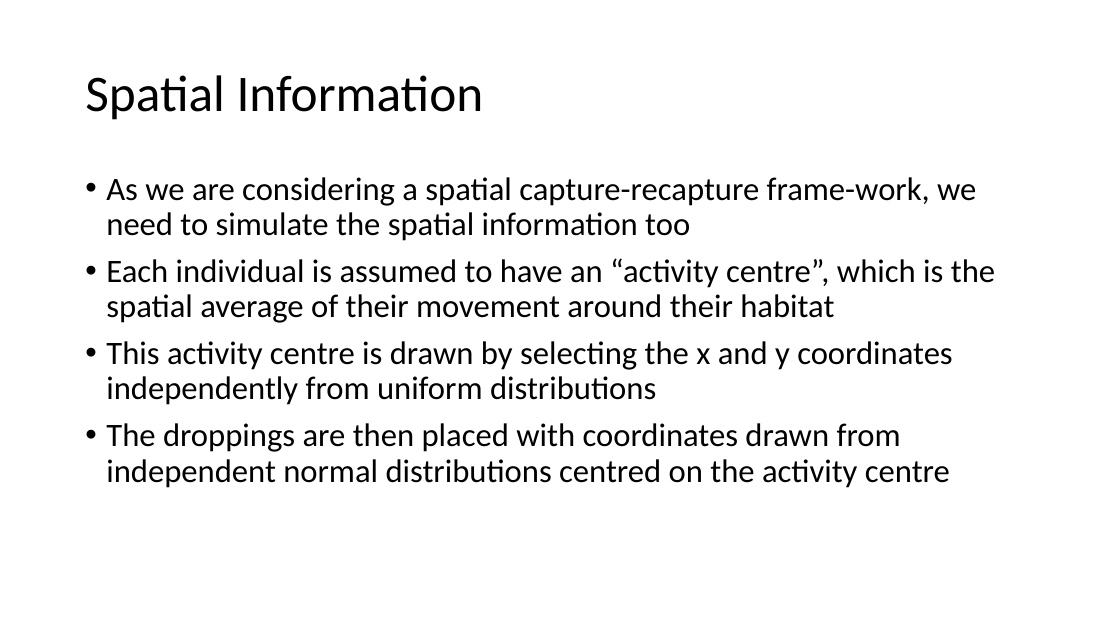
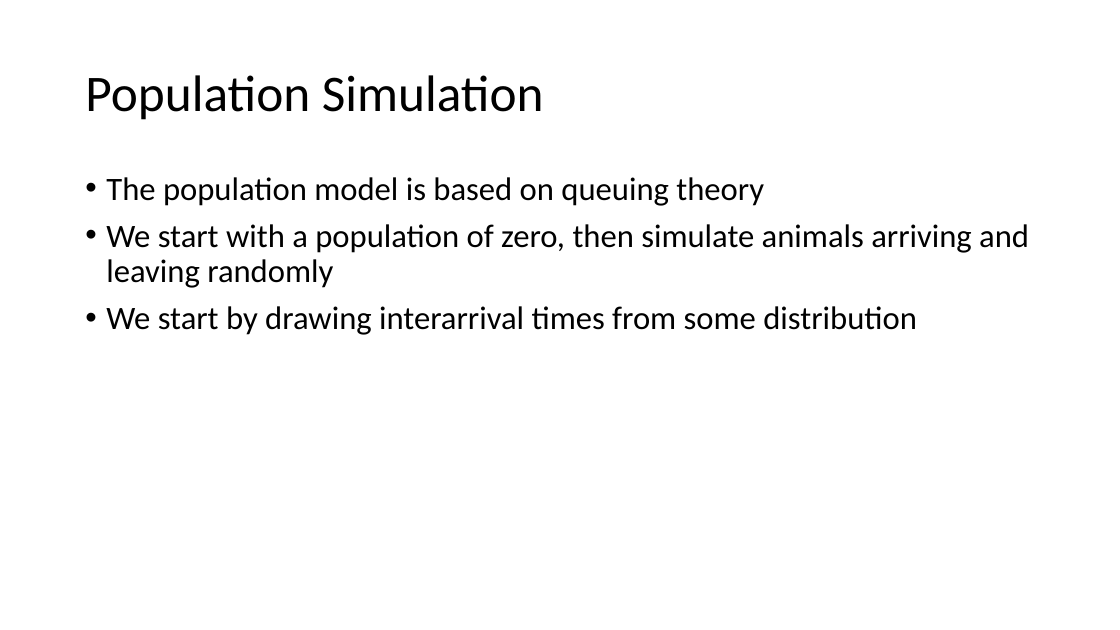
Before and after one commit to thomasmcf/dissertation, a slide deck: slide 8 of presentation.pptx (slide 16 before the commit). Drawn at 1120x630 pixels with LibreOffice and Linux fonts; fonts in the diff are those of the drawing. Boxes give left, top, right and bottom in pixels: in the first picture for what was removed or moved away, otherwise in the second. Text is boxed around its words. In the diff, an @@ line names an element or a change of style, - is before the commit and + after.

```diff
--- a/presentation.pptx
+++ b/presentation.pptx
@@ title at <box>85,75,544,120</box>: text changed @@
-Spatial Information
+Population Simulation
@@ text at <box>106,177,1029,335</box>: text changed @@
-• As we are considering a spatial capture-recapture frame-work, we need to simulate the spatial information too
-• Each individual is assumed to have an “activity centre”, which is the spatial average of their movement around their habitat
-• This activity centre is drawn by selecting the x and y coordinates independently from uniform distributions
-• The droppings are then placed with coordinates drawn from independent normal distributions centred on the activity centre
+• The population model is based on queuing theory
+• We start with a population of zero, then simulate animals arriving and leaving randomly
+• We start by drawing interarrival times from some distribution
```
Also in this commit, not shown: 3 other slides changed, 7 slides added, 5 slides removed.
